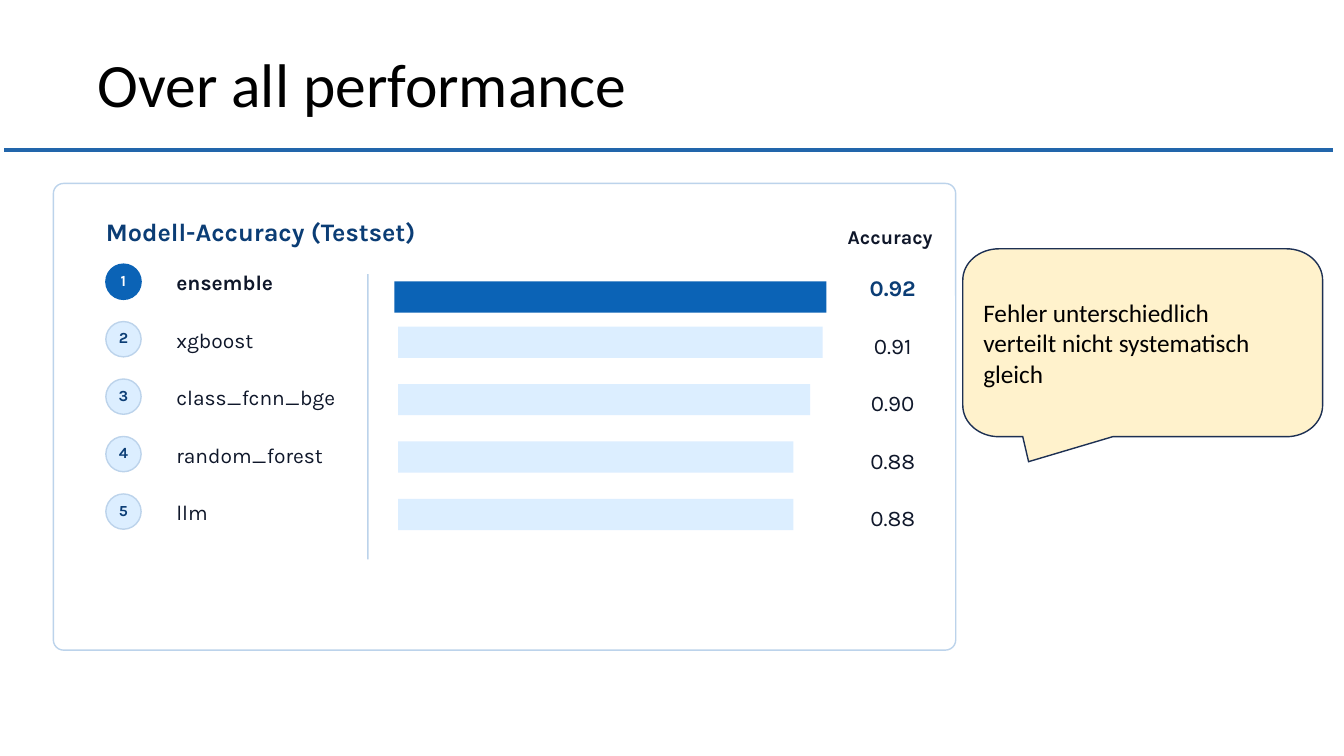
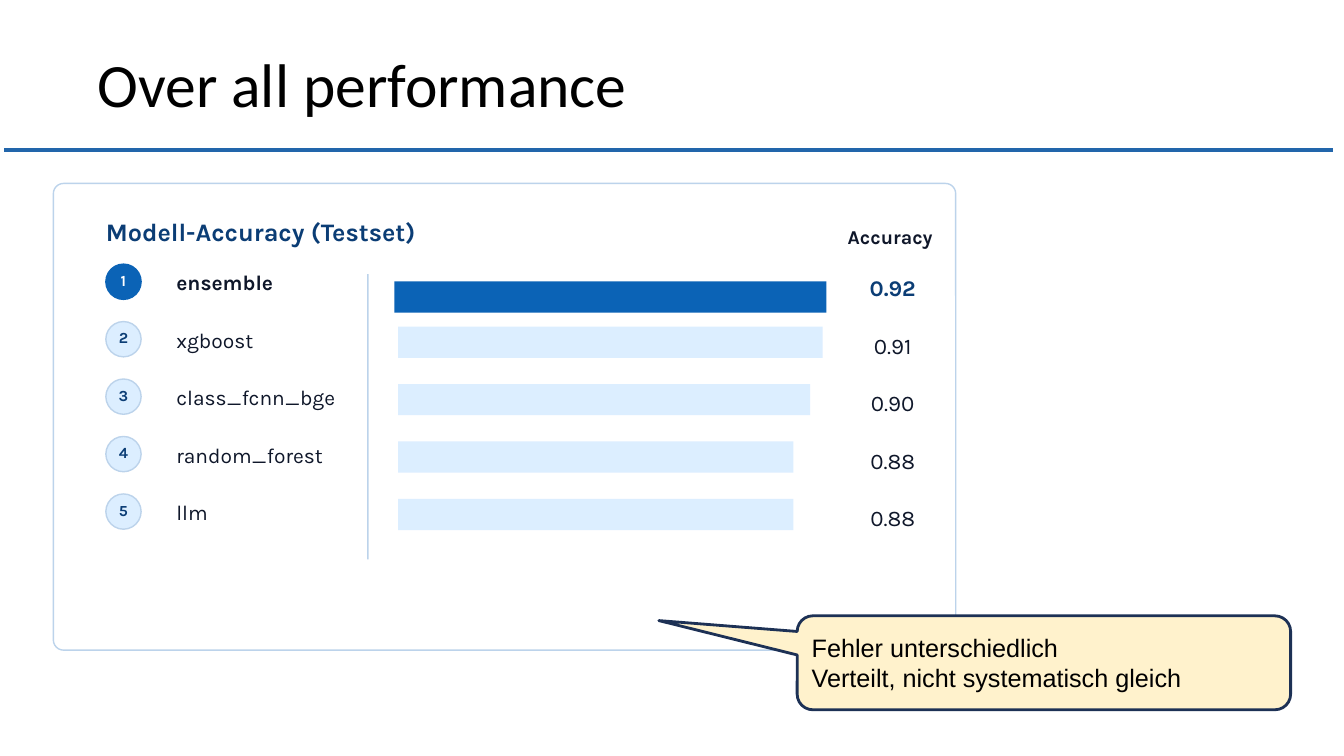
Before and after one commit to muellR/text_analysis, a slide deck: slide 5 of presentation/ln_text_analysis.pptx. Drawn at 1344x756 pixels with LibreOffice and Linux fonts; fonts in the diff are those of the drawing; background and template pictures are left out. Boxes give left, top, right and bottom in pixels: in the first picture for what was removed or moved away, otherwise in the second. Text is boxed around its words. In the diff, an @@ line names an element or a change of style, - is before the commit and + after.

```diff
--- a/presentation/ln_text_analysis.pptx
+++ b/presentation/ln_text_analysis.pptx
@@ freeform shape removed at [963, 249, 1323, 462] @@
@@ rounded speech box "Fehler unterschiedlich": place and size @@
-rounded speech box "Fehler unterschiedlich" at [983, 304, 1250, 388]
+rounded speech box "Fehler unterschiedlich" at [798, 616, 1292, 710]
@@ rounded speech box "Fehler unterschiedlich" at [798, 616, 1292, 710]: fill none to #FFF2CC; outline none to #1E3256 2 pt @@
@@ text in rounded speech box at [812, 638, 1058, 658]: font Calibri to Arial in "Fehler unterschiedlich" @@
@@ text in rounded speech box at [812, 668, 1181, 693]: text changed; font Calibri to Arial @@
-verteilt nicht systematisch gleich
+Verteilt, nicht systematisch gleich
```
Also in this commit, not shown: 6 other slides changed.
